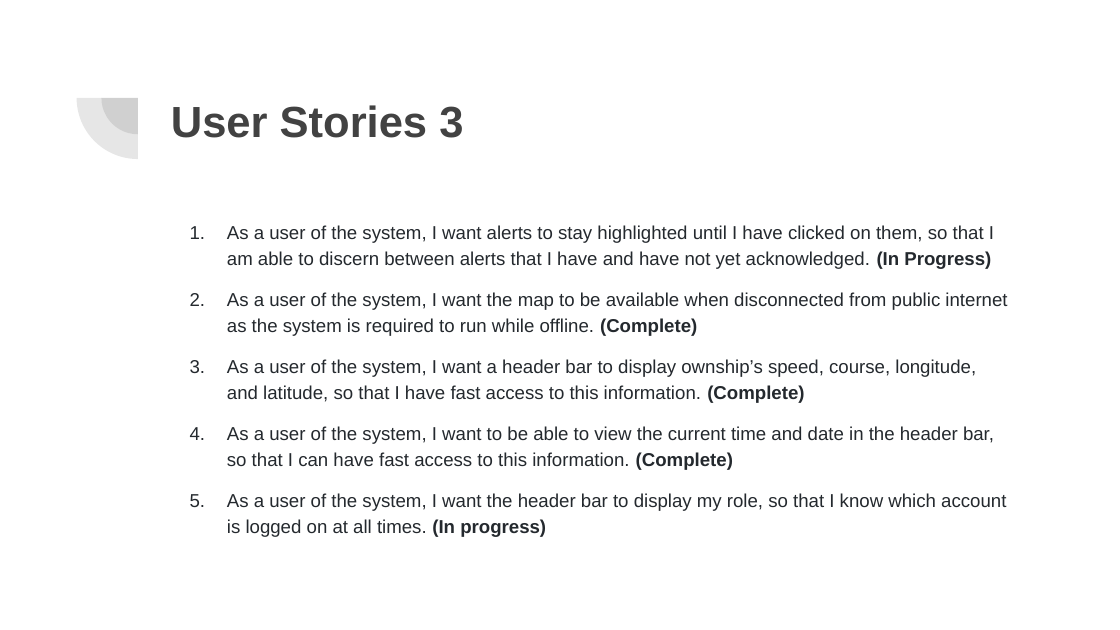
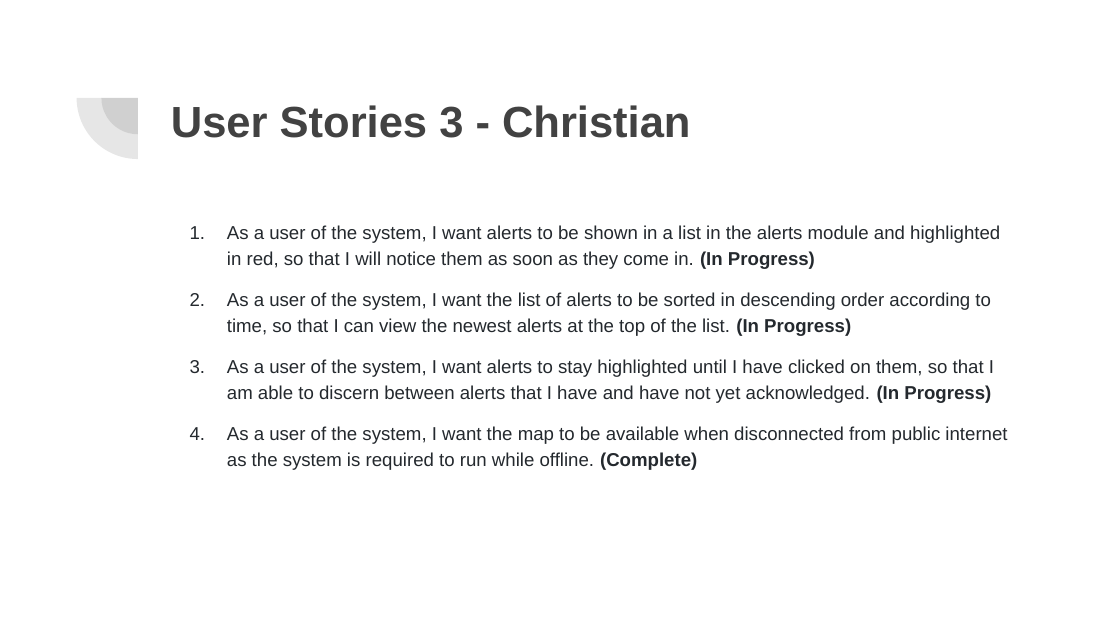
Before and after one commit to jenniferhuynhh/Honours-Project-2019, a slide deck: slide 5 of sem2/Client Meeting Slides/SERP Sem2 Meeting 2.pptx. Drawn at 1120x630 pixels with LibreOffice and Linux fonts; fonts in the diff are those of the drawing. Boxes give left, top, right and bottom in pixels: in the first picture for what was removed or moved away, otherwise in the second. Text is boxed around its words. In the diff, an @@ line names an element or a change of style, - is before the commit and + after.

```diff
--- a/sem2/Client Meeting Slides/SERP Sem2 Meeting 2.pptx
+++ b/sem2/Client Meeting Slides/SERP Sem2 Meeting 2.pptx
@@ title at (171,105,691,138): text changed @@
-User Stories 3
+User Stories 3 - Christian
@@ text at (227,225,1000,336): paragraphs added @@
+1. As a user of the system, I want alerts to be shown in a list in the alerts module and highlighted in red, so that I will notice them as soon as they come in. (In Progress)
+2. As a user of the system, I want the list of alerts to be sorted in descending order according to time, so that I can view the newest alerts at the top of the list. (In Progress)
@@ text at (227,359,1006,537): paragraphs removed @@
-3. As a user of the system, I want a header bar to display ownship’s speed, course, longitude, and latitude, so that I have fast access to this information. (Complete)
-4. As a user of the system, I want to be able to view the current time and date in the header bar, so that I can have fast access to this information. (Complete)
-5. As a user of the system, I want the header bar to display my role, so that I know which account is logged on at all times. (In progress)
```
Also in this commit, not shown: 2 other slides changed.
